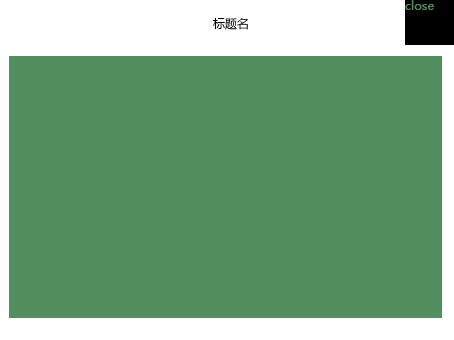
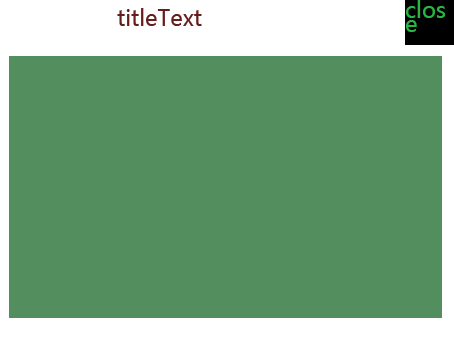
Two versions of the same layered image (454px x 340px). Layer-by-layer changes:
painted on "titleText" over [left=117, top=8, right=248, bottom=30]
painted on "closeTitle" over [left=405, top=0, right=446, bottom=32]
painted on "background" over [left=117, top=0, right=446, bottom=32]
